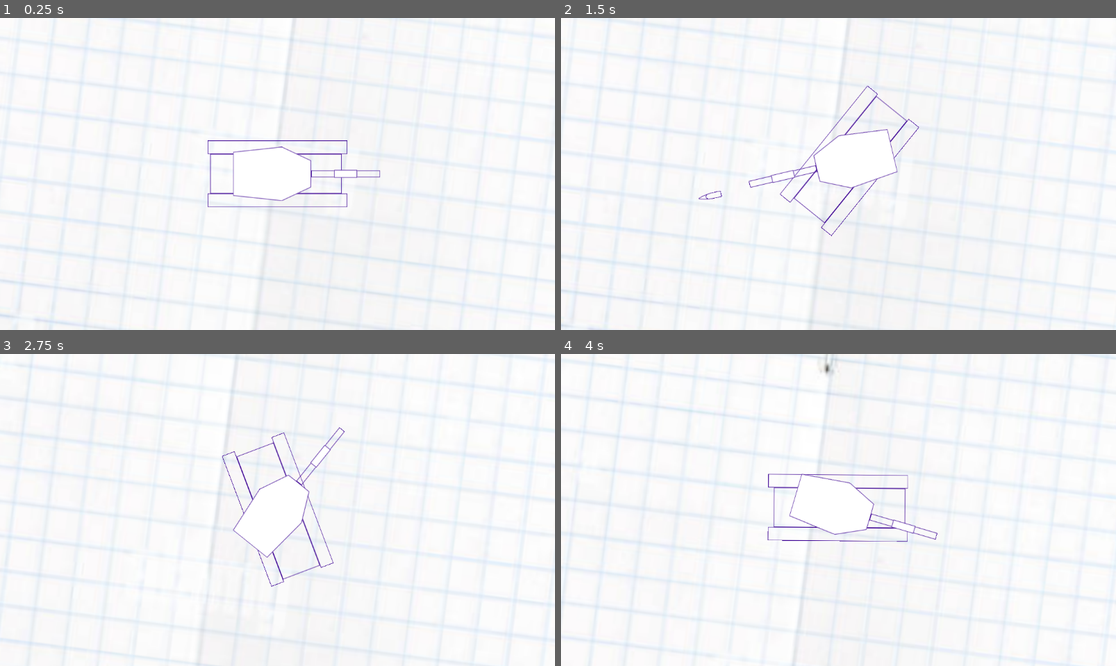
Above: before the commit, frames 1-4 (two rows, left to right).
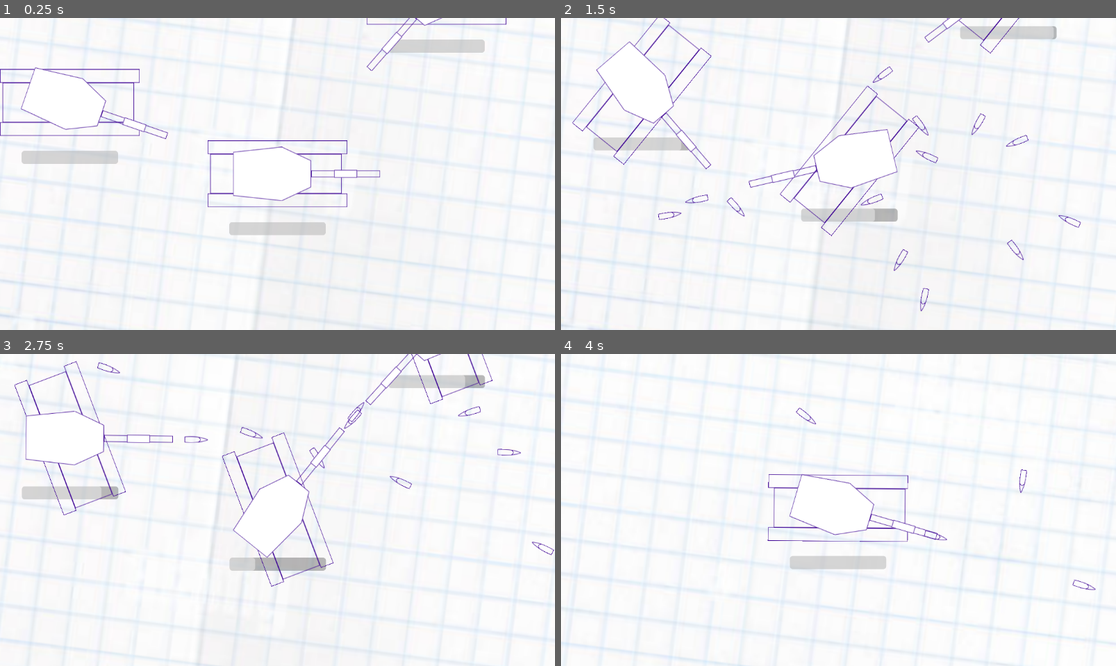
Above: after the commit, the same moments.

Repository: Kucito/scratchtanks
Game: Godot game, scene res://scenes/Game.tscn
Same seed, same stepped clock (60 frames per second), same inputs: the game is played once before the commit and once after it.
Inputs (mouse positions are in pixels of both pictures, inside the frame that each line leads up to):
- Up to frame 1 (0.25 s): no input
- Up to frame 2 (1.5 s): tap Enter at 0.5 s; move the mouse to (960, 158) at 0.52 s; hold Right (ui_right) 0.53-1.28 s; hold Space (shoot, bound only after the commit) 0.53-1.28 s; click (960, 158) at 0.67 s; move the mouse to (727, 189) at 1.27 s; hold Down (ui_down) from 1.28 s (still down); tap Space (shoot, bound only after the commit) at 1.35 s; click (727, 189) at 1.42 s
- Up to frame 3 (2.75 s): move the mouse to (333, 441) at 2.02 s; release Down (ui_down) at 2.03 s; hold Right (ui_right) from 2.03 s (still down); hold Space (shoot, bound only after the commit) from 2.03 s (still down); click (333, 441) at 2.17 s
- Up to frame 4 (4 s): move the mouse to (810, 572) at 2.77 s; release Right (ui_right) at 2.78 s; release Space (shoot, bound only after the commit) at 2.78 s; hold Up (ui_up) 2.78-3.53 s; tap Space (shoot, bound only after the commit) at 2.85 s; click (810, 572) at 2.92 s; move the mouse to (1005, 556) at 3.52 s; hold Left (ui_left) from 3.53 s (still down); hold Space (shoot, bound only after the commit) from 3.53 s (still down); click (1005, 556) at 3.67 s

The runs differ from the first frame. In frame 1, 3.1% of the frame differs, in the area x 0-92%, y 0-70%; in frame 2, 3.3%; in frame 3, 3.4%, in the area x 2-100%, y 0-70%; in frame 4, 2.7%.

Commit message:
Add player health management and bullet damage system
- Introduced health system for the player with a health bar UI.
- Updated bullet script to deal damage to players upon collision.
- Modified player gun input handling to use action mapping.
- Added multiple player instances in the game scene for testing purposes.
- Adjusted player and bullet scene configurations for better organization.

Diff:
--- a/project.godot
+++ b/project.godot
@@ -14,6 +14,11 @@
 run/main_scene="uid://rxqblwqpw20"
 config/features=PackedStringArray("4.4", "GL Compatibility")
 config/icon="res://icon.svg"
+
+[global_group]
+
+player=""
+damage=""
 
 [input]
 
@@ -49,6 +54,12 @@
 , Object(InputEventKey,"resource_local_to_scene":false,"resource_name":"","device":-1,"window_id":0,"alt_pressed":false …(183 unchanged characters)…
 ]
 }
+shoot={
+"deadzone": 0.2,
+"events": [Object(InputEventKey,"resource_local_to_scene":false,"resource_name":"","device":-1,"window_id":0,"alt_pressed":false,"shift_pressed":false,"ctrl_pressed":false,"meta_pressed":false,"pressed":false,"keycode":0,"physical_keycode":32,"key_label":0,"unicode":32,"location":0,"echo":false,"script":null)
+, Object(InputEventMouseButton,"resource_local_to_scene":false,"resource_name":"","device":-1,"window_id":0,"alt_pressed":false,"shift_pressed":false,"ctrl_pressed":false,"meta_pressed":false,"button_mask":1,"position":Vector2(120, 40),"global_position":Vector2(139, 136),"factor":1.0,"button_index":1,"canceled":false,"pressed":true,"double_click":false,"script":null)
+]
+}
 
 [rendering]
 
--- a/scenes/Game.tscn
+++ b/scenes/Game.tscn
@@ -1,8 +1,8 @@
 [gd_scene load_steps=4 format=3 uid="uid://rxqblwqpw20"]
 
 [ext_resource type="Texture2D" uid="uid://drc52djqlsytd" path="res://assets/sprites/background/108357.jpg" id="1_cpr0p"]
-[ext_resource type="PackedScene" uid="uid://bks8t38kovn0y" path="res://scenes/Player.tscn" id="1_ibkli"]
 [ext_resource type="PackedScene" uid="uid://dahveydyxk2u2" path="res://scenes/Note.tscn" id="3_cpr0p"]
+[ext_resource type="PackedScene" uid="uid://brw3yvii85n0q" path="res://scenes/player.tscn" id="4_78awf"]
 
 [node name="Game" type="Node2D"]
 
@@ -12,8 +12,35 @@
 region_enabled = true
 region_rect = Rect2(0, 0, 10000, 10000)
 
-[node name="Player" parent="." instance=ExtResource("1_ibkli")]
+[node name="Player" parent="." instance=ExtResource("4_78awf")]
 
 [node name="Note" parent="." instance=ExtResource("3_cpr0p")]
 rotation = 0.127409
 scale = Vector2(4, 4)
+
+[node name="Player2" parent="." instance=ExtResource("4_78awf")]
+position = Vector2(1074, 340)
+
+[node name="Player3" parent="." instance=ExtResource("4_78awf")]
+position = Vector2(-431, -148)
+
+[node name="Player4" parent="." instance=ExtResource("4_78awf")]
+position = Vector2(330, -379)
+
+[node name="Player5" parent="." instance=ExtResource("4_78awf")]
+position = Vector2(-593, -1141)
+
+[node name="Player6" parent="." instance=ExtResource("4_78awf")]
+position = Vector2(781, -956)
+
+[node name="Player7" parent="." instance=ExtResource("4_78awf")]
+position = Vector2(920, -1676)
+
+[node name="Player8" parent="." instance=ExtResource("4_78awf")]
+position = Vector2(-1210, -596)
+
+[node name="Player9" parent="." instance=ExtResource("4_78awf")]
+position = Vector2(-1283, 225)
+
+[node name="Player10" parent="." instance=ExtResource("4_78awf")]
+position = Vector2(1578, -568)
--- a/scenes/bullet.tscn
+++ b/scenes/bullet.tscn
@@ -3,16 +3,14 @@
 [ext_resource type="Texture2D" uid="uid://dpbxos50f12f6" path="res://assets/sprites/tanks/debug/shell.png" id="1_mkf8s"]
 [ext_resource type="Script" uid="uid://bqc0brx7mlxc0" path="res://scripts/bullet.gd" id="1_y25gk"]
 
-[node name="Bullet" type="Node2D"]
-z_index = 1
+[node name="Area2D" type="Area2D" groups=["damage"]]
 script = ExtResource("1_y25gk")
+DAMAGE = 3
 
-[node name="Area2D" type="Area2D" parent="."]
-
-[node name="Sprite2D" type="Sprite2D" parent="Area2D"]
+[node name="Sprite2D" type="Sprite2D" parent="."]
 texture = ExtResource("1_mkf8s")
 
-[node name="CollisionPolygon2D" type="CollisionPolygon2D" parent="Area2D"]
+[node name="CollisionPolygon2D" type="CollisionPolygon2D" parent="."]
 polygon = PackedVector2Array(-24, -6, 1, -6, 23, 0, 1, 6, -24, 6)
 
-[connection signal="body_entered" from="Area2D" to="." method="_on_area_2d_body_entered"]
+[connection signal="body_entered" from="." to="." method="_on_body_entered"]
--- a/scenes/player.tscn
+++ b/scenes/player.tscn
@@ -8,26 +8,44 @@
 [sub_resource type="RectangleShape2D" id="RectangleShape2D_dqkch"]
 size = Vector2(290, 137)
 
-[node name="Player" type="Node2D"]
-
-[node name="CharacterBody2D" type="CharacterBody2D" parent="."]
+[node name="CharacterBody2D" type="CharacterBody2D" groups=["player"]]
 script = ExtResource("1_g2els")
 
-[node name="CollisionShape2D" type="CollisionShape2D" parent="CharacterBody2D"]
+[node name="CollisionShape2D" type="CollisionShape2D" parent="."]
 position = Vector2(0, -0.5)
 shape = SubResource("RectangleShape2D_dqkch")
 
-[node name="Body" type="Sprite2D" parent="CharacterBody2D"]
+[node name="Body" type="Sprite2D" parent="."]
 z_index = 1
 texture = ExtResource("2_qhqgy")
 flip_h = true
 
-[node name="Camera2D" type="Camera2D" parent="CharacterBody2D"]
+[node name="Camera2D" type="Camera2D" parent="."]
 position_smoothing_enabled = true
 
-[node name="Top" type="Sprite2D" parent="CharacterBody2D"]
+[node name="Top" type="Sprite2D" parent="."]
 z_index = 2
 texture = ExtResource("3_qhqgy")
 offset = Vector2(60, 0)
 flip_h = true
 script = ExtResource("4_dqkch")
+
+[node name="HealthBar" type="Control" parent="."]
+layout_mode = 3
+anchors_preset = 8
+anchor_left = 0.5
+anchor_top = 0.5
+anchor_right = 0.5
+anchor_bottom = 0.5
+offset_left = -102.0
+offset_top = -133.0
+offset_right = 100.0
+offset_bottom = -93.0
+grow_horizontal = 2
+grow_vertical = 2
+
+[node name="ProgressBar" type="ProgressBar" parent="HealthBar"]
+layout_mode = 0
+offset_right = 200.0
+offset_bottom = 27.0
+show_percentage = false
--- a/scripts/bullet.gd
+++ b/scripts/bullet.gd
@@ -1,17 +1,21 @@
 extends Node2D
 
 @export var speed: float = 1500.0  # Bullet speed in pixels per second
+@export var DAMAGE: int = 10
 var lifetime: float = 0.0  # Track how long the bullet has existed
 
 func _physics_process(delta: float) -> void:
-    # Move forward based on the object's global rotation
-    position += Vector2.RIGHT.rotated(global_rotation) * speed * delta
+	# Move forward based on the object's global rotation
+	position += Vector2.RIGHT.rotated(global_rotation) * speed * delta
 
-    # Update lifetime
-    lifetime += delta
-    if lifetime >= 1.0:  # Destroy after 1 second
-        queue_free()
+	# Update lifetime
+	lifetime += delta
+	if lifetime >= 1.0:  # Destroy after 1 second
+		queue_free()
 
-func _on_area_2d_body_entered(_body: Node2D) -> void:
-    # Destroy the bullet when it hits something
-    queue_free()
+func _on_body_entered(body):
+	if body.is_in_group("player") and body.has_method("take_damage"):
+		body.take_damage(DAMAGE)
+		queue_free()
+	else:
+		queue_free()
--- a/scripts/player.gd
+++ b/scripts/player.gd
@@ -2,6 +2,18 @@
 
 @export var SPEED = 300
 @export var ROTATION_SPEED = 3
+@export var MAX_HEALTH = 100
+var health = MAX_HEALTH
+
+@onready var health_bar = $HealthBar/ProgressBar
+
+func _ready():
+	health = MAX_HEALTH
+	health_bar.max_value = MAX_HEALTH
+	health_bar.value = health
+
+	# Make health bar ignore parent rotation
+	$HealthBar.top_level = true
 
 func _process(delta):
 	var direction = Vector2.ZERO
@@ -19,3 +31,15 @@
 	velocity = direction.normalized() * SPEED
 
 	move_and_slide()
+
+	# Update health bar position to follow player but ignore rotation
+	$HealthBar.global_position = global_position + Vector2(-100, 100)
+
+func take_damage(amount):
+	health -= amount
+	health_bar.value = health
+	if health <= 0:
+		die()
+
+func die():
+	queue_free()
--- a/scripts/player_gun.gd
+++ b/scripts/player_gun.gd
@@ -8,7 +8,7 @@
 func _process(delta):
 	look_at(get_global_mouse_position())
 
-	if Input.is_mouse_button_pressed(MOUSE_BUTTON_LEFT) and can_shoot:
+	if Input.is_action_pressed("shoot") and can_shoot:
 		shoot()
 		can_shoot = false
 		cooldown_timer = 0.0
Not shown: 1 places in scenes/player.tscn that only renumber resources
